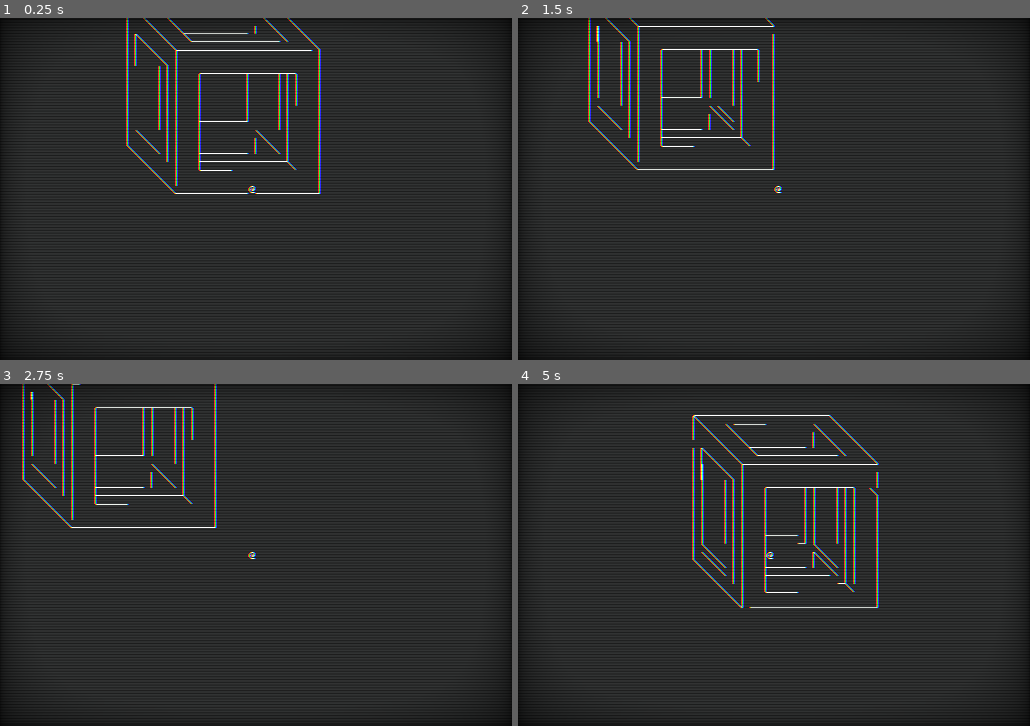
Above: before the commit, frames 1-4 (two rows, left to right).
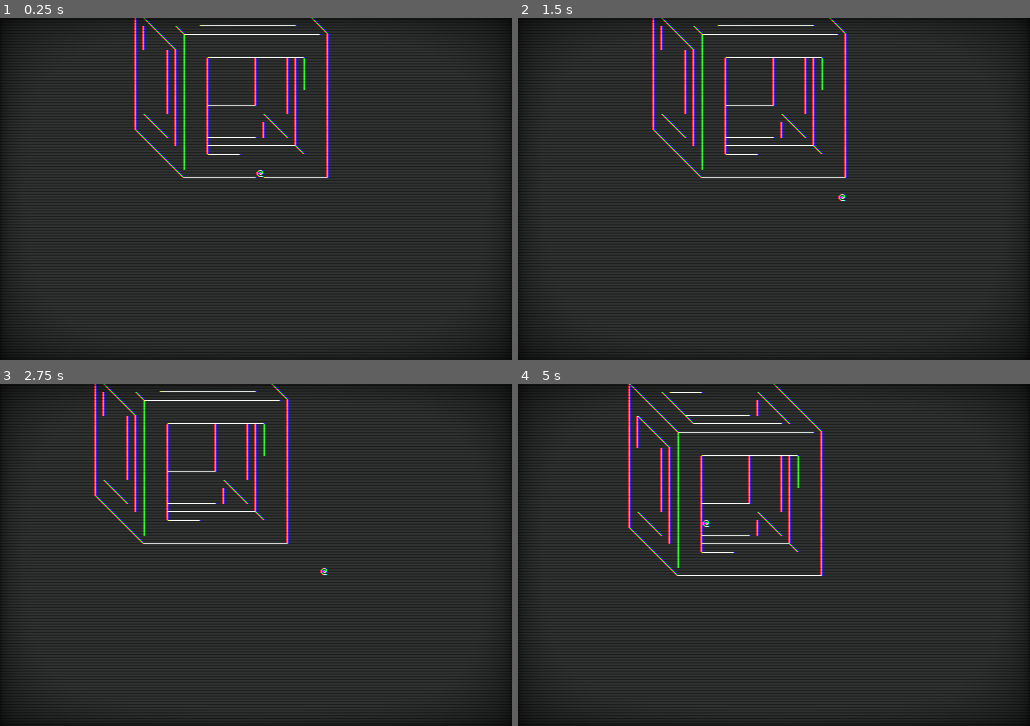
Above: after the commit, the same moments.

Repository: microaeris/ggj-2021
Game: Godot game, scene res://scenes/main.tscn
The game is run twice, just before and just after one commit, with the same random seed, the same clock (stepped at 60 frames per second) and the same inputs. The project has no main scene, so this scene is started directly.
Inputs:
- Up to frame 1 (0.25 s): no input
- Up to frame 2 (1.5 s): tap Enter (ui_accept) at 0.5 s; hold Right (ui_right) 0.53-1.28 s; hold Space (jump) 0.53-1.28 s; hold Down (ui_down) from 1.28 s (still down); tap J (grab) at 1.35 s
- Up to frame 3 (2.75 s): tap Space (jump) at 1.52, 1.55, 1.82 s; release Down (ui_down) at 2.03 s; hold Right (ui_right) from 2.03 s (still down); hold Space (jump) from 2.03 s (still down)
- Up to frame 4 (5 s): release Right (ui_right) at 2.78 s; release Space (jump) at 2.78 s; hold Up (ui_up) 2.78-3.53 s; tap J (grab) at 2.85, 4.35 s; tap Space (jump) at 3.02, 3.05, 3.32, 4.52, 4.55, 4.82 s; hold Space (jump) 3.53-4.28 s; hold Left (ui_left) from 3.53 s (still down)

The runs differ from the first frame. In frame 1, 3.9% of the frame differs, in the area x 24-65%, y 0-52%; in frame 2, 4.3%; in frame 3, 3.9%; in frame 4, 5.3%, in the area x 21-71%, y 0-66%.

Commit message:
Camera window works

Diff:
--- a/scripts/camera.gd
+++ b/scripts/camera.gd
@@ -24,17 +24,19 @@
 
 # FIXME - make these a function of screen size... Refactor window size to live in GameState.
 # Units: screen space
-var window_margin_left: int = 20
-var window_margin_right: int = 20
-var window_margin_top: int = 20
-var window_margin_bottom: int = 20
+var window_margin_left: int = 24
+var window_margin_right: int = 24
+var window_margin_top: int = 15
+var window_margin_bottom: int = 15
 
 ## Locals
 
 # The voxel that is in the center of the screen
-var _camera_center_voxel_map_coords: Vector3 = Vector3(0,0,0)
+var _camera_center_char_map_coords: Vector3 = Vector3(0,0,0)
 onready var map_node = $"../Map"
+onready var char_map_node = $"../CharMap"
 onready var player_node = $"../../Player"
+onready var renderer_node = $"../../Renderer"
 
 ## Builtin Callbacks
 
@@ -44,12 +46,12 @@
 ##
 
 func set_camera_center(pos: Vector3) -> void:
-	assert(map_node.is_valid_pos(pos))
-	_camera_center_voxel_map_coords = pos
+	assert(char_map_node.is_valid_pos(pos))
+	_camera_center_char_map_coords = pos
 
 
 func get_camera_center() -> Vector3:
-	return _camera_center_voxel_map_coords
+	return _camera_center_char_map_coords
 
 
 func update_camera_position() -> void:
@@ -58,4 +60,23 @@
 	If the player's screen coords are outside the camera window, then
 	shift the camera as appropriate.
 	"""
-	set_camera_center(player_node.get_pos_in_voxel_coords())
+	var screen_pos: Vector2 = renderer_node.char_map_space_to_screen_space(player_node.get_pos())
+	var cam_pos: Vector3 = _camera_center_char_map_coords
+
+	if screen_pos.x < window_margin_left:
+		cam_pos.x -= 1  # Move the camera over by 1 entire voxel. This will jump the camera a little....
+		cam_pos.x = max(cam_pos.x, 0)
+	elif screen_pos.x >= (renderer_node.SCREEN_CHAR_WIDTH - window_margin_right):
+		cam_pos.x += 1
+		cam_pos.x = min(cam_pos.x, char_map_node.get_map_len_x() - 1)
+
+	if screen_pos.y < window_margin_top:
+		cam_pos.z += 1
+		cam_pos.z = min(cam_pos.z, char_map_node.get_map_len_z() - 1)
+	elif screen_pos.y >= (renderer_node.SCREEN_CHAR_HEIGHT - window_margin_bottom):
+		cam_pos.z -= 1
+		cam_pos.z = max(cam_pos.z, 0)
+
+	print(cam_pos)
+
+	set_camera_center(cam_pos)
--- a/scripts/char_map.gd
+++ b/scripts/char_map.gd
@@ -83,13 +83,24 @@
 
 
 func convert_to_voxel_map_coords(pos: Vector3) -> Vector3:
+	"""
+	Args
+		pos: char map coordinates
+	"""
 	pos.y /= VOXEL_DEPTH
 	pos.x /= VOXEL_WIDTH
 	pos.z /= VOXEL_HEIGHT
+	pos.y = floor(pos.y)
+	pos.x = floor(pos.x)
+	pos.z = floor(pos.z)
 	return pos
 
 
 func convert_to_char_map_coords(pos: Vector3) -> Vector3:
+	"""
+	Args
+		pos: voxel map coordinates
+	"""
 	pos.y *= VOXEL_DEPTH
 	pos.x *= VOXEL_WIDTH
 	pos.z *= VOXEL_HEIGHT
@@ -97,6 +108,18 @@
 	return pos
 
 
+func get_map_len_x() -> int:
+	return len(char_map[0][0])
+
+
+func get_map_len_y() -> int:
+	return len(char_map[0])
+
+
+func get_map_len_z() -> int:
+	return len(char_map)
+
+
 func _on_Map_new_map_loaded() -> void:
 	set_char_map_size()
 	clear_char_map()
--- a/scripts/player.gd
+++ b/scripts/player.gd
@@ -189,6 +189,10 @@
 	return false
 
 
+func get_pos() -> Vector3:
+	return player_pos
+
+
 func get_pos_in_voxel_coords() -> Vector3:
 	return char_map_node.convert_to_voxel_map_coords(player_pos)
 
--- a/scripts/renderer.gd
+++ b/scripts/renderer.gd
@@ -1063,12 +1063,18 @@
 	return negative values in the vector.
 	"""
 	assert($Map.is_valid_pos(pos))
+	var cam_pos_char: Vector3 = $Camera.get_camera_center()
+	var cam_pos_voxel: Vector3 = $CharMap.convert_to_voxel_map_coords(cam_pos_char)
+
+	# This is where camera's center voxel goes on the screen!
 	var screen_center: Vector2 = Vector2(SCREEN_CHAR_WIDTH / 2, SCREEN_CHAR_HEIGHT / 2)
-	# This is where _camera_center_voxel_map_coords goes on the screen!
-	var top_left_of_camera_center_voxel: Vector2 = screen_center + Vector2(-2, -2)
+	var char_z: int = $CharMap.VOXEL_HEIGHT - (int(cam_pos_char.z) % $CharMap.VOXEL_HEIGHT)
+	var char_x: int = int(cam_pos_char.x) % $CharMap.VOXEL_WIDTH
+	var delta: Vector2 = Vector2(char_x + 1, char_z + 1)
+	var top_left_of_camera_center_voxel: Vector2 = screen_center - delta
 
 	# dist_between_voxel_and_camera_center_voxel
-	var dist: Vector3 = pos - $Camera.get_camera_center()
+	var dist: Vector3 = pos - cam_pos_voxel
 
 	# Calculate if the voxel fits on the screen.
 	var screen_space_dist_x: int = dist.x * VOXEL_WIDTH
@@ -1080,10 +1086,29 @@
 		Vector2(screen_space_dist_x, screen_space_dist_y)
 
 	return voxel_screen_space_pos
-#	if is_valid_screen_space_pos(voxel_screen_space_pos):
-#		return voxel_screen_space_pos
-#	else:
-#		return Vector2(-1, -1)
+
+
+func char_map_space_to_screen_space(pos: Vector3) -> Vector2:
+	var voxel_pos: Vector3 = $CharMap.convert_to_voxel_map_coords(pos)
+	var screen_pos: Vector2 = voxel_map_space_to_screen_space(voxel_pos)
+	if screen_pos == Vector2(-1, -1):
+		# Pos is invalid so return an error
+		return Vector2(-1, -1)
+
+	var char_z: int = int(pos.z) % $CharMap.VOXEL_HEIGHT
+	var char_y: int = int(pos.z) % $CharMap.VOXEL_DEPTH
+	var char_x: int = int(pos.z) % $CharMap.VOXEL_WIDTH
+
+	screen_pos.y += $CharMap.VOXEL_HEIGHT - char_z
+	screen_pos.x += 1 + char_x
+	screen_pos.y += char_y
+	screen_pos.x += char_y
+
+	if is_valid_screen_space_pos(screen_pos):
+		return screen_pos
+	else:
+		# Pos is invalid so return an error
+		return Vector2(-1, -1)
 
 
 func color_voxel(pos: Vector2, map_pos: Vector3) -> void:
@@ -1188,6 +1213,4 @@
 	assign_voxel_to_pattern()
 
 	# Choose a default center - center around character.
-	var pos: Vector3 = $"../Player".get_pos_in_voxel_coords()
-	print(pos)
-	$Camera.set_camera_center(pos)
+	$Camera.set_camera_center($"../Player".get_pos())
